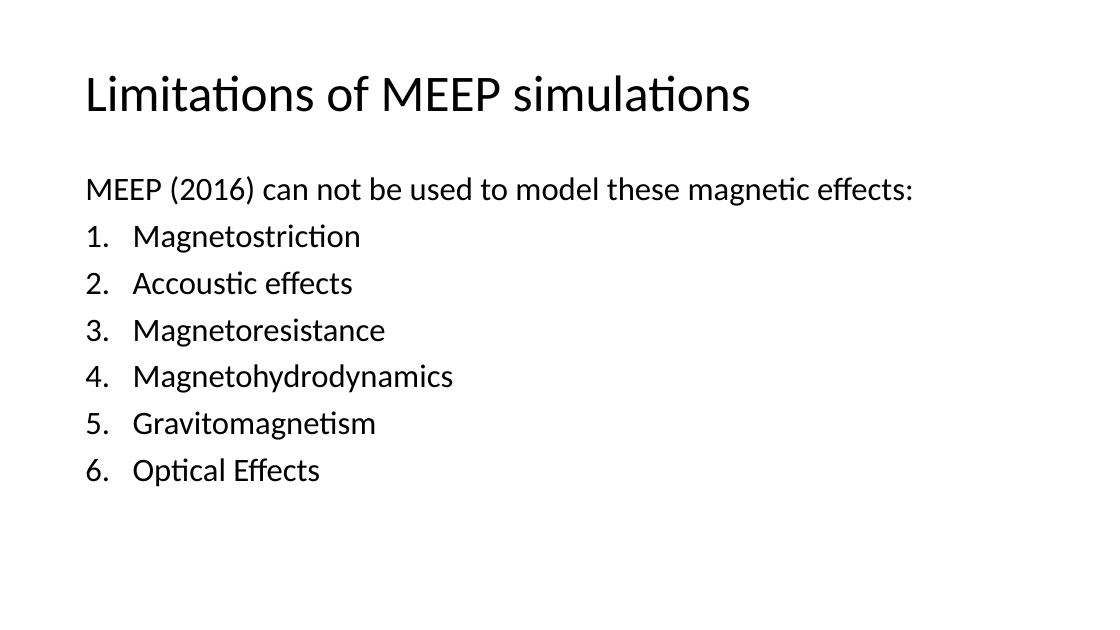
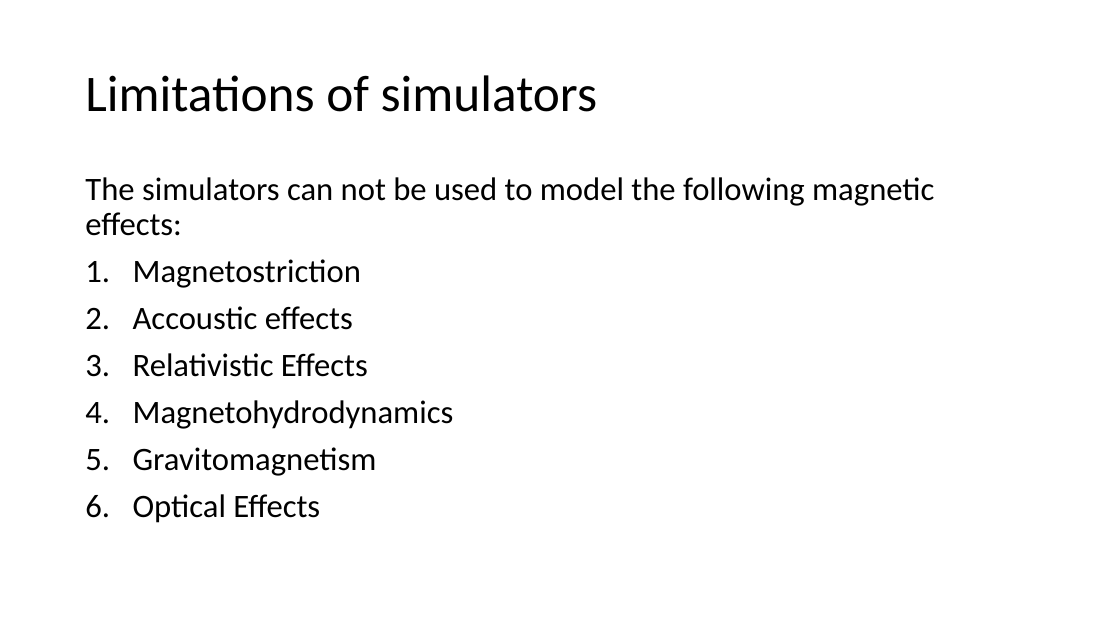
Before and after one commit to MuhammadShamaas1997/Electrical-Engineering, a slide deck: slide 43 of Thesis/Magnetic Transmission Lines/Thesis Proposal.pptx (slide 41 before the commit). Drawn at 1120x630 pixels with LibreOffice and Linux fonts; fonts in the diff are those of the drawing. Boxes give left, top, right and bottom in pixels: in the first picture for what was removed or moved away, otherwise in the second. Text is boxed around its words. In the diff, an @@ line names an element or a change of style, - is before the commit and + after.

```diff
--- a/Thesis/Magnetic Transmission Lines/Thesis Proposal.pptx
+++ b/Thesis/Magnetic Transmission Lines/Thesis Proposal.pptx
@@ title at [85, 75, 597, 112]: text changed @@
-Limitations of MEEP simulations
+Limitations of simulators
@@ text at [85, 177, 934, 236]: text changed @@
-MEEP (2016) can not be used to model these magnetic effects:
+The simulators can not be used to model the following magnetic effects:
@@ text at [133, 353, 368, 377]: text changed @@
-3. Magnetoresistance
+3. Relativistic Effects
```
Also in this commit, not shown: 21 other slides changed, 4 slides added, 2 slides removed.
